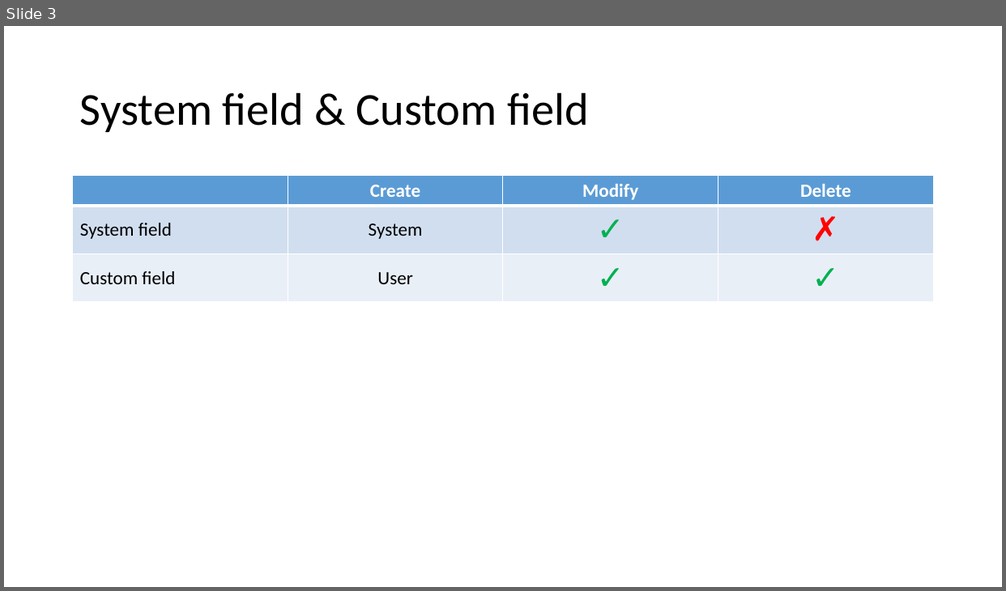
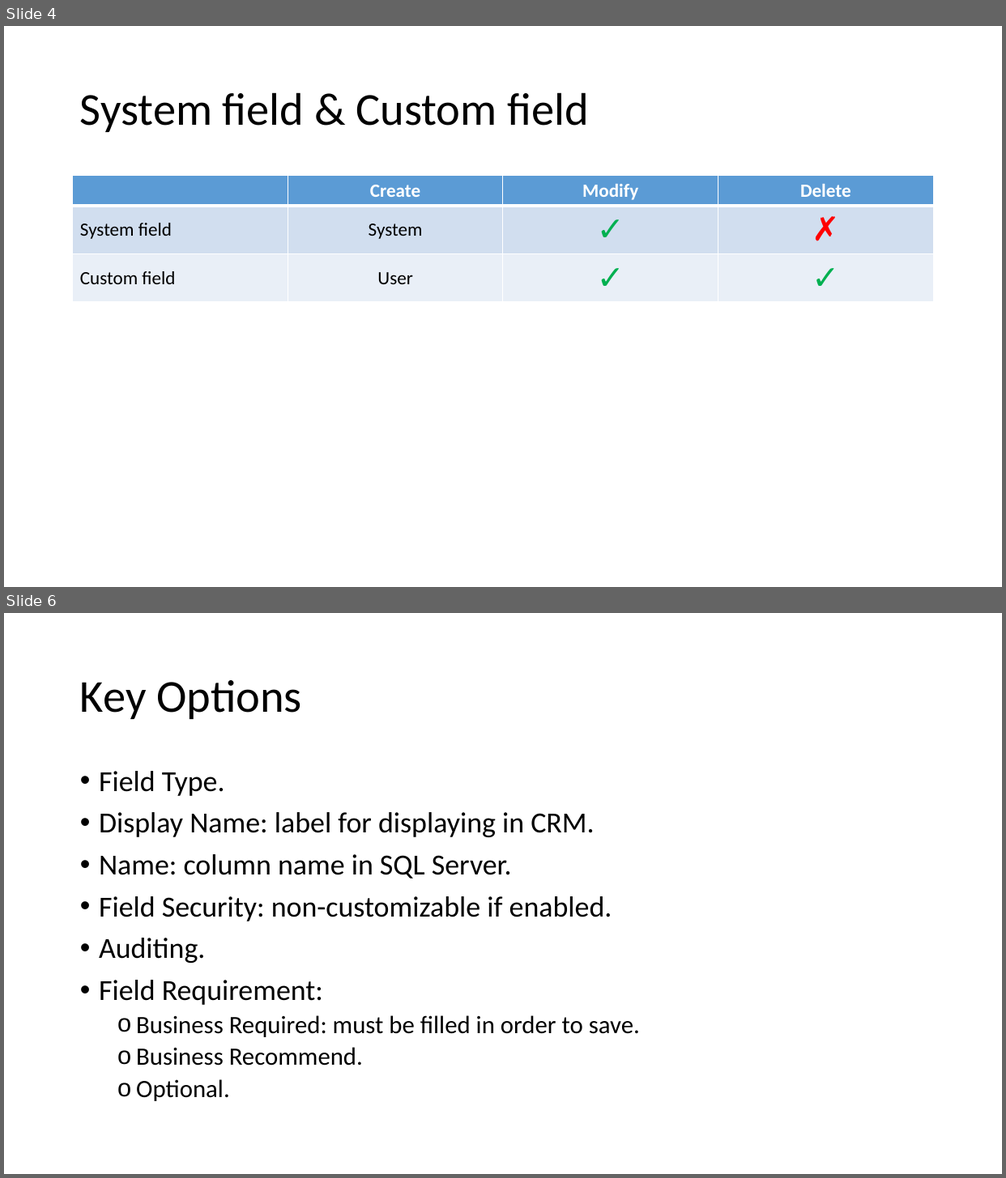
Before and after one commit to hevilhuy/Reports, a slide deck: Document/Report 2.pptx. Shown one above the other, each under a label of ours: slide 3 before the commit, slides 4 and 6 after it; the slides between them are not shown. The pictures are 1006x591 and 1006x1178 pixels, drawn with LibreOffice and Linux fonts; fonts in the diff are those of the drawing. Boxes give left, top, right and bottom in pixels: in the first picture for what was removed or moved away, otherwise in the second. Text is boxed around its words. In the diff, an @@ line names an element or a change of style, - is before the commit and + after.

```diff
--- a/Document/Report 2.pptx
+++ b/Document/Report 2.pptx
@@ slide 6 added at (4,613,1002,1174), background #FFFFFF @@
@@ title added at (80,680,302,719), 44 pt, text #000000 @@
+Key Options
@@ text added at (99,771,640,1101), 28 pt, text #000000 @@
+• Field Type.
+• Display Name: label for displaying in CRM.
+• Name: column name in SQL Server.
+• Field Security: non-customizable if enabled.
+• Auditing.
+• Field Requirement:
+  o Business Required: must be filled in order to save.
+  o Business Recommend.
+  o Optional.
@@ what was slide 3 is now slide 4 @@
```
Also in this commit, not shown: 2 slides changed, 25 other slides added, 1 slide removed, 1 other file.
